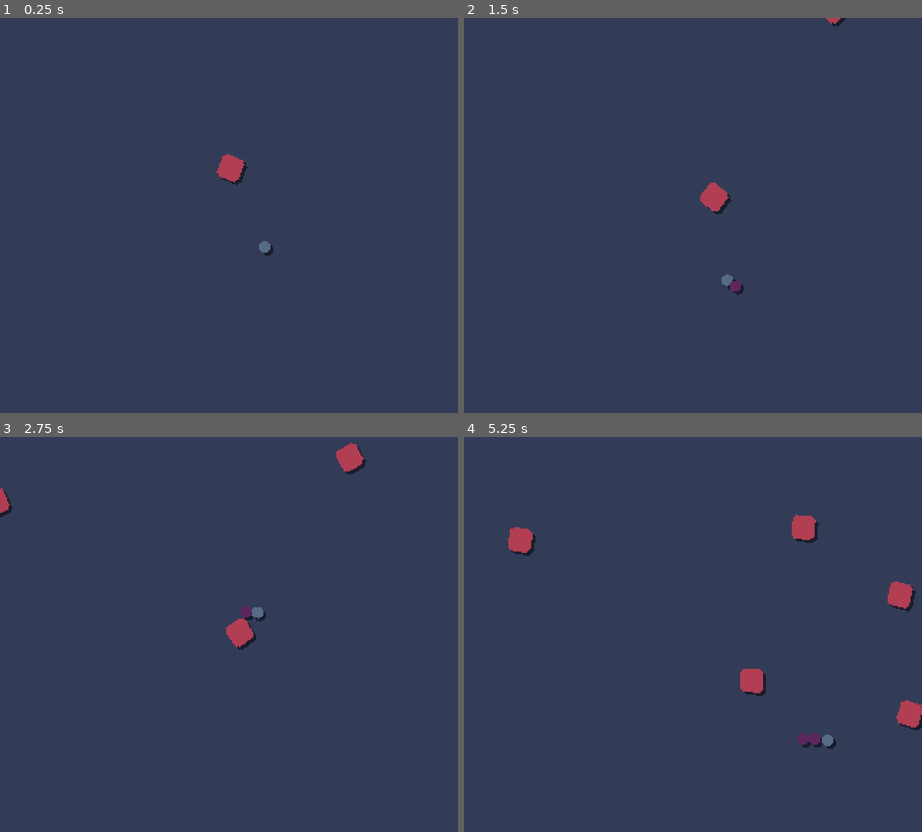
Above: before the commit, frames 1-4 (two rows, left to right).
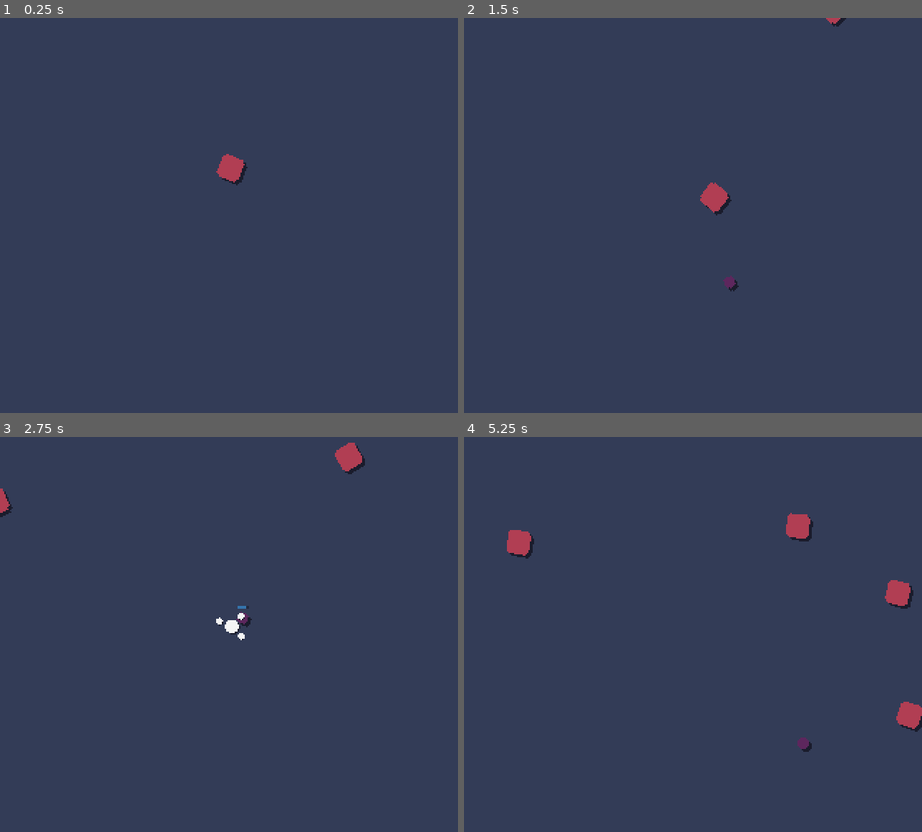
Above: after the commit, the same moments.

Repository: jamesbisraelson/7drl
Game: Godot game, scene res://scenes/game.tscn
Two runs of this game, one before a commit and one after it. Both use one fixed random seed, a clock stepped at 60 frames per second and the inputs below.
Inputs:
- Up to frame 1 (0.25 s): no input
- Up to frame 2 (1.5 s): hold D (game_right) 0.53-1.28 s; hold Down (ui_down) from 1.28 s (still down)
- Up to frame 3 (2.75 s): release Down (ui_down) at 2.03 s; hold D (game_right) from 2.03 s (still down)
- Up to frame 4 (5.25 s): release D (game_right) at 2.78 s; hold Up (ui_up) 2.78-3.53 s; hold A (game_left) 3.53-5.03 s; hold Down (ui_down) from 5.03 s (still down)

The runs differ from the first frame. In frame 1, less than 0.1% of the frame differs, in the area x 56-60%, y 56-61%; in frame 2, 0.1%; in frame 3, 0.6%; in frame 4, 1.1%, in the area x 9-100%, y 19-80%.

Commit message:
removed snake head. enemies now do damage

Diff:
--- a/scenes/ball.tscn
+++ b/scenes/ball.tscn
@@ -1,15 +1,19 @@
-[gd_scene load_steps=5 format=3 uid="uid://ctka577a28pc2"]
+[gd_scene load_steps=7 format=3 uid="uid://tg2575jdbri3"]
 
 [ext_resource type="Script" path="res://scripts/ball.gd" id="1_bfoiw"]
-[ext_resource type="Texture2D" uid="uid://cbqgo0ub8cy48" path="res://assets/blue.png" id="1_gba7d"]
 [ext_resource type="Texture2D" uid="uid://b6gpktqljoqpb" path="res://assets/ball_shadow.png" id="2_ceuxi"]
+[ext_resource type="Texture2D" uid="uid://cbqgo0ub8cy48" path="res://assets/ball_blue.png" id="3_0gkrl"]
+[ext_resource type="Texture2D" uid="uid://dhdqd7odqjrs" path="res://assets/ball_health_bar.png" id="4_3nhb3"]
+[ext_resource type="Texture2D" uid="uid://d4ck7141pc4wk" path="res://assets/ball_blue_health_bar_full.png" id="5_6n7gv"]
 
 [sub_resource type="CircleShape2D" id="CircleShape2D_4fx1t"]
 radius = 4.12311
 
 [node name="Ball" type="CharacterBody2D"]
+collision_mask = 0
 script = ExtResource("1_bfoiw")
 follow_speed = 10.0
+max_health = 100.0
 
 [node name="Shadow" type="Sprite2D" parent="."]
 texture_filter = 1
@@ -19,7 +23,7 @@
 [node name="Sprite2D" type="Sprite2D" parent="."]
 z_index = 1
 texture_filter = 1
-texture = ExtResource("1_gba7d")
+texture = ExtResource("3_0gkrl")
 
 [node name="CollisionShape2D" type="CollisionShape2D" parent="."]
 visible = false
@@ -28,4 +32,22 @@
 [node name="ActionTimer" type="Timer" parent="."]
 autostart = true
 
+[node name="HealthBar" type="TextureProgressBar" parent="."]
+z_index = 2
+texture_filter = 1
+anchors_preset = 7
+anchor_left = 0.5
+anchor_top = 1.0
+anchor_right = 0.5
+anchor_bottom = 1.0
+offset_left = -4.0
+offset_top = -11.0
+offset_right = 4.0
+offset_bottom = -3.0
+grow_horizontal = 2
+grow_vertical = 0
+value = 50.0
+texture_under = ExtResource("4_3nhb3")
+texture_progress = ExtResource("5_6n7gv")
+
 [connection signal="timeout" from="ActionTimer" to="." method="_on_action_timer_timeout"]
--- a/scenes/bullet.tscn
+++ b/scenes/bullet.tscn
@@ -1,7 +1,7 @@
-[gd_scene load_steps=4 format=3 uid="uid://coruwxe4wwotv"]
+[gd_scene load_steps=4 format=3]
 
 [ext_resource type="Script" path="res://scripts/bullet.gd" id="1_blvcx"]
-[ext_resource type="Texture2D" uid="uid://drjlovx5jsiaj" path="res://assets/bullet.png" id="2_e4bgq"]
+[ext_resource type="Texture2D" uid="uid://drjlovx5jsiaj" path="res://assets/ball_bullet.png" id="2_e4bgq"]
 
 [sub_resource type="CircleShape2D" id="CircleShape2D_4fx1t"]
 radius = 4.12311
--- a/scenes/collapse_ball.tscn
+++ b/scenes/collapse_ball.tscn
@@ -1,7 +1,7 @@
-[gd_scene load_steps=3 format=3 uid="uid://5f5323ouq0cl"]
+[gd_scene load_steps=3 format=3]
 
 [ext_resource type="PackedScene" uid="uid://ctka577a28pc2" path="res://scenes/ball.tscn" id="1_eivue"]
-[ext_resource type="Texture2D" uid="uid://mprwsd0xath8" path="res://assets/green.png" id="2_ueqf3"]
+[ext_resource type="Texture2D" uid="uid://mprwsd0xath8" path="res://assets/ball_green.png" id="2_ueqf3"]
 
 [node name="Ball" instance=ExtResource("1_eivue")]
 type = "collapse"
--- a/scenes/enemy.tscn
+++ b/scenes/enemy.tscn
@@ -1,10 +1,10 @@
-[gd_scene load_steps=7 format=3 uid="uid://capomuqd3tlcj"]
+[gd_scene load_steps=7 format=3 uid="uid://cfkr5u57incra"]
 
 [ext_resource type="Script" path="res://scripts/enemy.gd" id="1_6526v"]
 [ext_resource type="Texture2D" uid="uid://c8noagwnmk5m5" path="res://assets/enemy.png" id="2_6se12"]
 [ext_resource type="Texture2D" uid="uid://dtkqog4kqutbu" path="res://assets/enemy_shadow.png" id="2_lbs7v"]
-[ext_resource type="Texture2D" uid="uid://bg2ahgc1gk5iy" path="res://assets/health_bar.png" id="3_fc0ta"]
-[ext_resource type="Texture2D" uid="uid://dng2durhqaa5g" path="res://assets/health_bar_red.png" id="4_6i6hm"]
+[ext_resource type="Texture2D" uid="uid://bg2ahgc1gk5iy" path="res://assets/enemy_health_bar_empty.png" id="4_b20wf"]
+[ext_resource type="Texture2D" uid="uid://dng2durhqaa5g" path="res://assets/enemy_health_bar_full.png" id="5_cmmha"]
 
 [sub_resource type="RectangleShape2D" id="RectangleShape2D_pth2k"]
 
@@ -16,6 +16,7 @@
 move_speed = 20.0
 rotation_speed = 1.5
 max_health = 100.0
+damage = 25.0
 
 [node name="Shadow" type="Sprite2D" parent="."]
 texture_filter = 1
@@ -32,7 +33,6 @@
 shape = SubResource("RectangleShape2D_pth2k")
 
 [node name="HealthBar" type="TextureProgressBar" parent="."]
-modulate = Color(1, 1, 1, 0)
 z_index = 2
 texture_filter = 1
 anchors_preset = 7
@@ -46,5 +46,6 @@
 offset_bottom = -3.0
 grow_horizontal = 2
 grow_vertical = 0
-texture_under = ExtResource("3_fc0ta")
-texture_progress = ExtResource("4_6i6hm")
+value = 50.0
+texture_under = ExtResource("4_b20wf")
+texture_progress = ExtResource("5_cmmha")
--- a/scenes/player.tscn
+++ b/scenes/player.tscn
@@ -1,27 +1,18 @@
-[gd_scene load_steps=5 format=3 uid="uid://bdcmtgroqhh28"]
+[gd_scene load_steps=3 format=3 uid="uid://uolv8dgam6ch"]
 
 [ext_resource type="Script" path="res://scripts/player.gd" id="1_epm6p"]
-[ext_resource type="Texture2D" uid="uid://dy3vcegay1y8m" path="res://assets/black.png" id="2_5r4n0"]
-[ext_resource type="Texture2D" uid="uid://b6gpktqljoqpb" path="res://assets/ball_shadow.png" id="2_112hx"]
 
 [sub_resource type="CircleShape2D" id="CircleShape2D_6rg3k"]
 radius = 4.0
 
 [node name="Player" type="CharacterBody2D"]
+visible = false
+collision_layer = 0
+collision_mask = 0
 script = ExtResource("1_epm6p")
 move_speed = 100.0
 rotation_speed = 5.0
 
-[node name="Shadow" type="Sprite2D" parent="."]
-texture_filter = 1
-position = Vector2(2, 2)
-texture = ExtResource("2_112hx")
-
-[node name="Sprite2D" type="Sprite2D" parent="."]
-z_index = 1
-texture_filter = 1
-texture = ExtResource("2_5r4n0")
-
 [node name="CollisionShape2D" type="CollisionShape2D" parent="."]
 visible = false
 shape = SubResource("CircleShape2D_6rg3k")
--- a/scenes/turret_ball.tscn
+++ b/scenes/turret_ball.tscn
@@ -1,7 +1,7 @@
-[gd_scene load_steps=3 format=3 uid="uid://qk0byb3grgw8"]
+[gd_scene load_steps=3 format=3]
 
 [ext_resource type="PackedScene" uid="uid://ctka577a28pc2" path="res://scenes/ball.tscn" id="1_pyjh4"]
-[ext_resource type="Texture2D" uid="uid://do7l4pb13rdn2" path="res://assets/purple.png" id="2_vbf68"]
+[ext_resource type="Texture2D" uid="uid://do7l4pb13rdn2" path="res://assets/ball_purple.png" id="2_vbf68"]
 
 [node name="Ball" instance=ExtResource("1_pyjh4")]
 type = "turret"
--- a/scripts/ball.gd
+++ b/scripts/ball.gd
@@ -1,4 +1,4 @@
-extends CharacterBody2D
+class_name Ball extends CharacterBody2D
 
 const Bullet = preload('res://scenes/bullet.tscn')
 const Turret = preload('res://scenes/turret.tscn')
@@ -17,15 +17,25 @@
 
 
 func _ready():
+	health = max_health
 	shadow_offset = $Shadow.position
+	$HealthBar.modulate.a = 0.0
 	add_to_group(type)
+
+
+func _process(_delta: float) -> void:
+	$HealthBar.value = health
 
 
 func _physics_process(delta: float) -> void:
 	$Shadow.rotation = to_follow.rotation
 	$Shadow.global_position = global_position + shadow_offset
-	global_position = global_position.lerp(to_follow.global_position, follow_speed * delta)
-	rotation = to_follow.rotation
+	$Sprite2D.rotation = to_follow.rotation
+
+	if to_follow is Player:
+		global_position = to_follow.global_position
+	else:
+		global_position = global_position.lerp(to_follow.global_position, follow_speed * delta)
 
 
 func _on_action_timer_timeout() -> void:
@@ -62,3 +72,34 @@
 		var enemies = get_tree().get_nodes_in_group('enemies')
 		for enemy in enemies:
 			enemy.take_damage(enemy.max_health)
+
+
+func take_damage(amount: float) -> void:
+	if health > 0:
+		health -= amount
+
+		health_bar_anim()
+		hit_anim()
+
+		if health <= 0:
+			kill()
+
+
+func kill():
+	var player: Player = get_node('/root/Game/Player')
+	player.remove_ball(self)
+	queue_free()
+
+
+func hit_anim() -> Tween:
+	var tween = create_tween()
+	tween.tween_property($Sprite2D, 'modulate', Color(10, 10, 10), 0.05)
+	tween.tween_property($Sprite2D, 'modulate', Color(1, 1, 1), 0.05)
+	return tween
+
+
+func health_bar_anim() -> void:
+	var tween = create_tween()
+	tween.tween_property($HealthBar, 'modulate:a', 1.0, 0.25)
+	tween.tween_interval(3.0)
+	tween.tween_property($HealthBar, 'modulate:a', 0.0, 0.25)
--- a/scripts/enemy.gd
+++ b/scripts/enemy.gd
@@ -8,25 +8,40 @@
 @export var move_speed: float
 @export var rotation_speed: float
 @export var max_health: float
+@export var damage: float
 
 var health: float
 var shadow_offset: Vector2
 
 
 func _ready() -> void:
+	health = max_health
+	$HealthBar.modulate.a = 0.0
 	shadow_offset = $Shadow.position
-	health = max_health
 
 
-func _process(delta: float) -> void:
+func _process(_delta: float) -> void:
 	$HealthBar.value = health
+
+
+func _physics_process(delta: float) -> void:
 	$Sprite2D.rotation += delta * rotation_speed
 	$Shadow.rotation += delta * rotation_speed
 	$Shadow.global_position = global_position + shadow_offset
-	var player: CharacterBody2D = get_node('/root/Game/Player')
+
+	var player: Player = get_node('/root/Game/Player')
 	var direction: Vector2 = global_position.direction_to(player.global_position).normalized()
 	velocity = direction * move_speed
-	move_and_collide(velocity * delta)
+	var collision = move_and_collide(velocity * delta)
+
+	if collision:
+		on_collision(collision.get_collider())
+
+
+func on_collision(collision_obj: Object):
+	if collision_obj is Ball:
+		collision_obj.take_damage(damage)
+		take_damage(max_health)
 
 
 func take_damage(amount: float) -> void:
@@ -35,7 +50,6 @@
 
 		health_bar_anim()
 		hit_anim()
-
 
 		if health <= 0:
 			kill()
--- a/scripts/player.gd
+++ b/scripts/player.gd
@@ -1,4 +1,4 @@
-extends CharacterBody2D
+class_name Player extends CharacterBody2D
 
 const BulletBall = preload('res://scenes/shooter_ball.tscn')
 const CollapseBall = preload('res://scenes/collapse_ball.tscn')
@@ -12,13 +12,8 @@
 var shadow_offset: Vector2
 
 
-func _ready() -> void:
-	shadow_offset = $Shadow.position
-
-
 func _physics_process(delta: float) -> void:
 	get_input()
-	$Shadow.global_position = global_position + shadow_offset
 	rotation += direction * rotation_speed * delta
 	velocity = Vector2(move_speed, 0).rotated(rotation)
 	move_and_slide()
@@ -32,10 +27,12 @@
 	if event.is_action_pressed('ui_down'):
 		var types = ['bullet', 'collapse', 'turret']
 		add_ball(types[randi_range(0, len(types)-1)])
+	if event.is_action_pressed('ui_up'):
+		balls[0].take_damage(101)
 
 
 func add_ball(type: String) -> void:
-	var ball
+	var ball: Ball
 	if type == 'collapse':
 		ball = CollapseBall.instantiate()
 	elif type == 'bullet':
@@ -48,7 +45,21 @@
 	update_ball_follow()
 
 
+func remove_ball(ball: Ball) -> void:
+	var index = balls.find(ball)
+	if index >= 0:
+		balls.pop_at(index)
+		update_ball_follow()
+
+
 func update_ball_follow() -> void:
-	balls[0].to_follow = self
-	for i in range(1, len(balls)):
-		balls[i].to_follow = balls[i-1]
+	if len(balls) > 0:
+		balls[0].to_follow = self
+		for i in range(1, len(balls)):
+			balls[i].to_follow = balls[i-1]
+		reorder_balls()
+
+
+func reorder_balls() -> void:
+	for i in range(balls.size(), 0, -1):
+		get_parent().move_child(balls[i - 1], -1)
Renamed: assets/blue.png -> assets/ball_blue.png
Not shown, added: assets/ball_blue.png.import
Binary file added: assets/ball_blue_health_bar_full.png
Not shown, changed: assets/ball_blue_health_bar_full.png.import
Renamed: assets/bullet.png -> assets/ball_bullet.png
Not shown, added: assets/ball_bullet.png.import
Renamed: assets/green.png -> assets/ball_green.png
Not shown, changed: assets/ball_green.png.import
Renamed: assets/black.png -> assets/ball_grey.png
Not shown, changed: assets/ball_grey.png.import
Binary file added: assets/ball_health_bar.png
Not shown, changed: assets/ball_health_bar.png.import
(and 11 more such lines)
